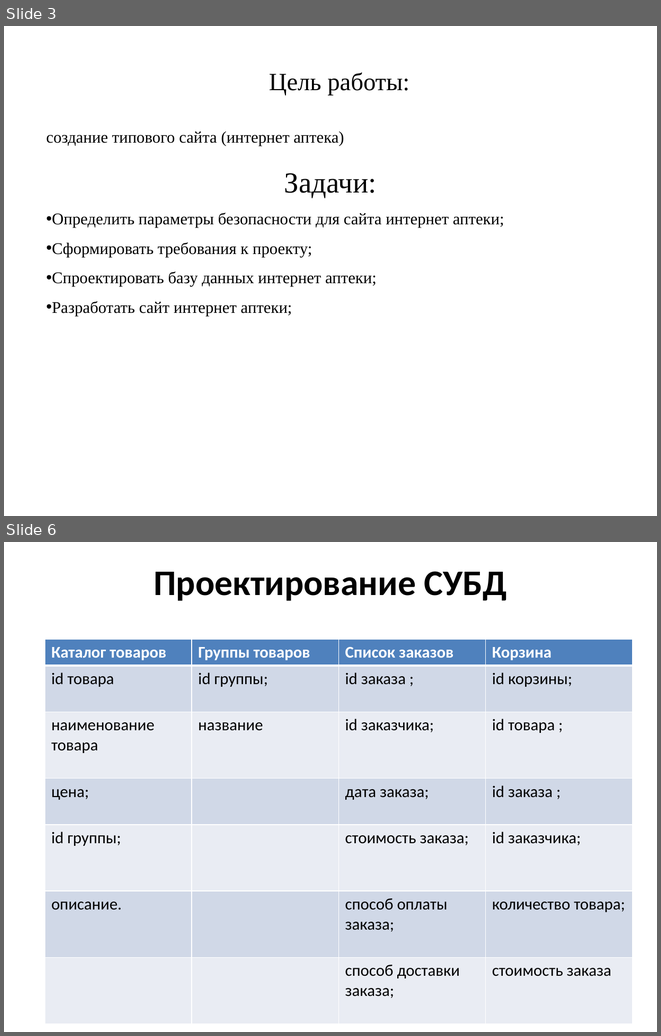
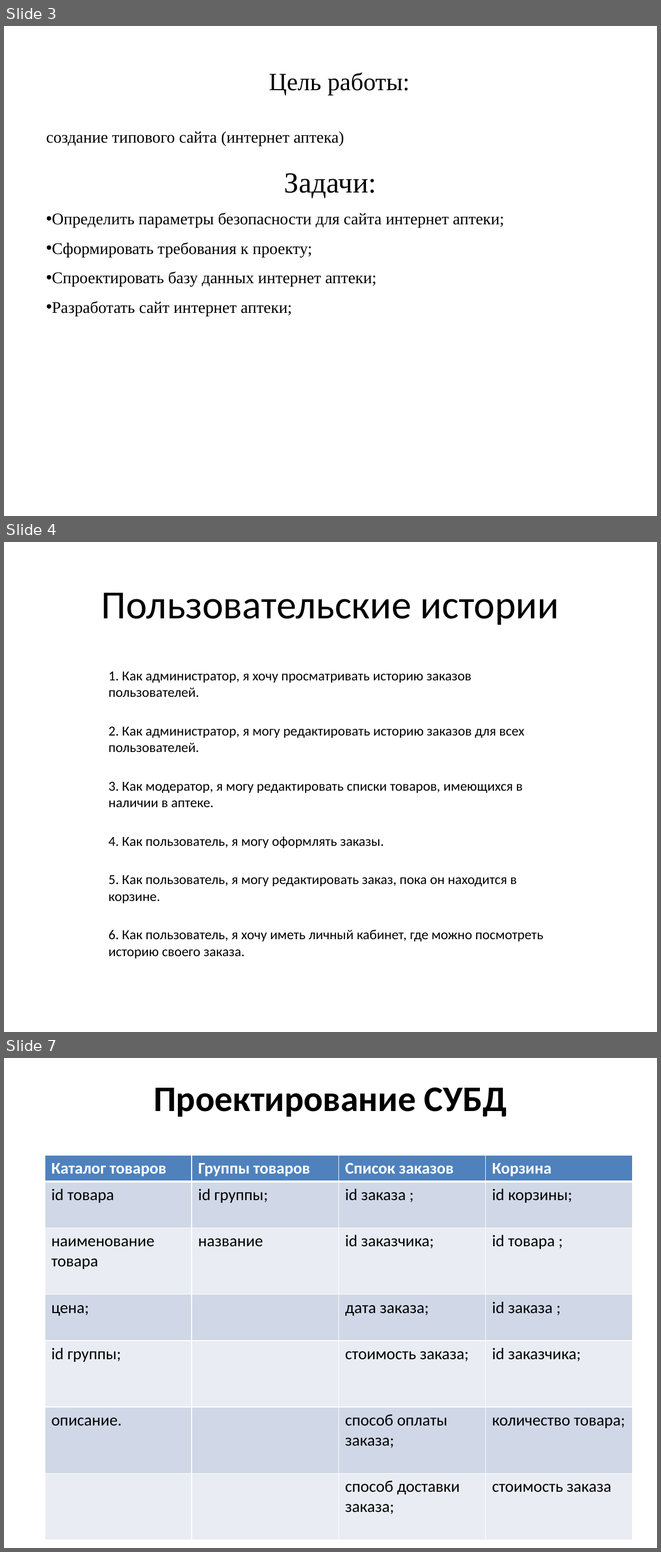
Before and after one commit to Tatakocha/Proekt, a slide deck: Proekt.pptx. Shown one above the other, each under a label of ours: slides 3 and 6 before the commit, slides 3, 4 and 7 after it; the slides between them are not shown. The pictures are 661x1036 and 661x1552 pixels, drawn with LibreOffice and Linux fonts; fonts in the diff are those of the drawing. Boxes give left, top, right and bottom in pixels: in the first picture for what was removed or moved away, otherwise in the second. Text is boxed around its words. In the diff, an @@ line names an element or a change of style, - is before the commit and + after.

```diff
--- a/Proekt.pptx
+++ b/Proekt.pptx
@@ slide 4 added at bbox=[4, 542, 657, 1032], background #FFFFFF @@
@@ title added at bbox=[101, 592, 559, 625], 44 pt, text #000000 @@
+Пользовательские истории
@@ subtitle added at bbox=[108, 671, 543, 942], 15.2 pt, text #000000 @@
+1. Как администратор, я хочу просматривать историю заказов пользователей.
+2. Как администратор, я могу редактировать историю заказов для всех пользователей.
+3. Как модератор, я могу редактировать списки товаров, имеющихся в наличии в аптеке.
+4. Как пользователь, я могу оформлять заказы.
+5. Как пользователь, я могу редактировать заказ, пока он находится в корзине.
+6. Как пользователь, я хочу иметь личный кабинет, где можно посмотреть историю своего заказа.
@@ what was slide 6 is now slide 7 @@
```
Also in this commit, not shown: 2 slides changed, 1 slide removed.
